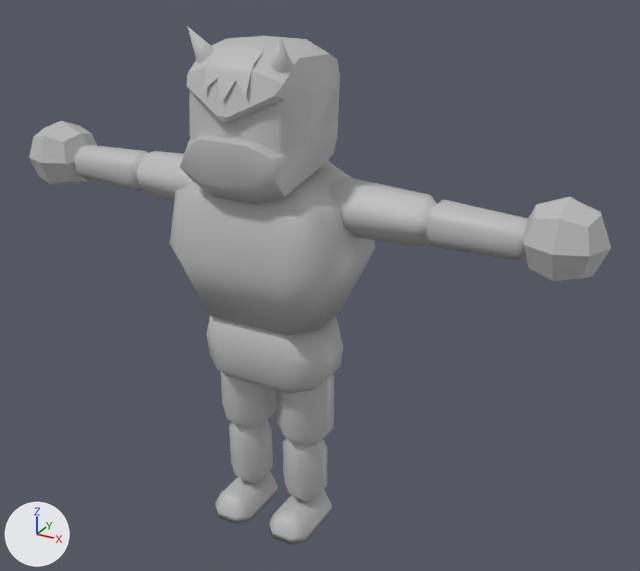
Before and after pictures for a commit that changed the FBX model Assets/Characters/Orge/Orge_Mesh.fbx.
Camera for both pictures: a 50 mm camera at (2.18, -3.55, 3.13) aimed at (0.19, 0.06, 1.33). Every picture has the same lights, and +X, +Y and +Z are marked at lower left. Where no turn or scale is listed for an object, it has been applied to the vertices.
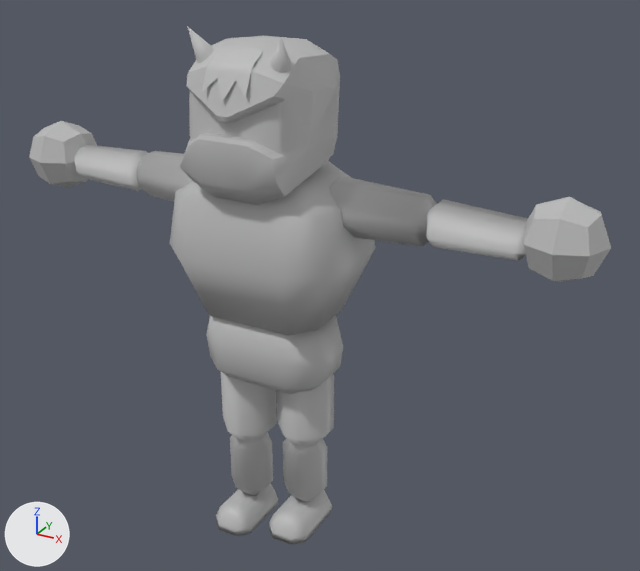
Boxes [x1, y1, x2, y2] around the edits, measured in the pictures (640 x 571 px):
'polySurface4', shading changed: [339, 181, 437, 246] in both
'polySurface13', shading changed: [426, 199, 528, 261] in both
'polySurface16', moved: before [221, 372, 276, 429]; after [221, 372, 277, 442]
'polySurface14', moved: before [215, 471, 278, 524]; after [216, 483, 278, 536]
'polySurface5', shading changed, moved: before [229, 420, 273, 484]; after [230, 432, 273, 496]
'polySurface8', shading changed: [74, 145, 148, 191] in both
'polySurface7', shading changed: [283, 438, 315, 500] in both
'polySurface6', shading changed: [137, 151, 193, 199] in both

The edits, one by one:
me_mesh_005 has 32 vertices, 34 faces and spans x 0.054..0.289, y -0.018..0.217, z 0.386..0.833.
me_mesh_005 is used by ob_polysurface7; location (0.0, -0.173, -0.289).
me_mesh_005 part 3: its shading normals changed.
me_mesh_012 has 24 vertices, 26 faces and spans x 0.78..1.274, y 0.06..0.255, z 1.989..2.184.
me_mesh_012 is used by ob_polysurface13; location (0.0, -0.173, -0.289).
me_mesh_012 part 1: its shading normals changed.
me_mesh_004 has 24 vertices, 26 faces and spans x -1.284..-0.792, y 0.06..0.255, z 1.992..2.187.
me_mesh_004 is used by ob_polysurface8; location (0.0, -0.173, -0.289).
me_mesh_004 part 4: its shading normals changed.
me_mesh_008 has 42 vertices, 44 faces and spans x 0.255..0.854, y 0.027..0.286, z 1.958..2.217.
me_mesh_008 is used by ob_polysurface4; location (0.0, -0.173, -0.289).
me_mesh_008 part 5: its shading normals changed.
me_mesh_007 has 32 vertices, 34 faces and spans x -0.293..-0.058, y -0.018..0.217, z 0.386..0.833.
me_mesh_007 is used by ob_polysurface5; location (0.0, -0.173, -0.289).
me_mesh_007 part 2: its shading normals changed.
me_mesh_006 has 42 vertices, 44 faces and spans x -0.854..-0.255, y 0.027..0.286, z 1.958..2.217.
me_mesh_006 is used by ob_polysurface6; location (0.0, -0.173, -0.289).
me_mesh_006 part 6: its shading normals changed.
Object 'polySurface16' (ob_polysurface16) moves from (0.0, -0.173, -0.289) to (0.0, -0.173, -0.372).
Object 'polySurface14' (ob_polysurface14) moves from (0.0, -0.173, -0.289) to (0.0, -0.173, -0.372).
Object 'polySurface5' (ob_polysurface5) moves from (0.0, -0.173, -0.289) to (0.0, -0.173, -0.372).
